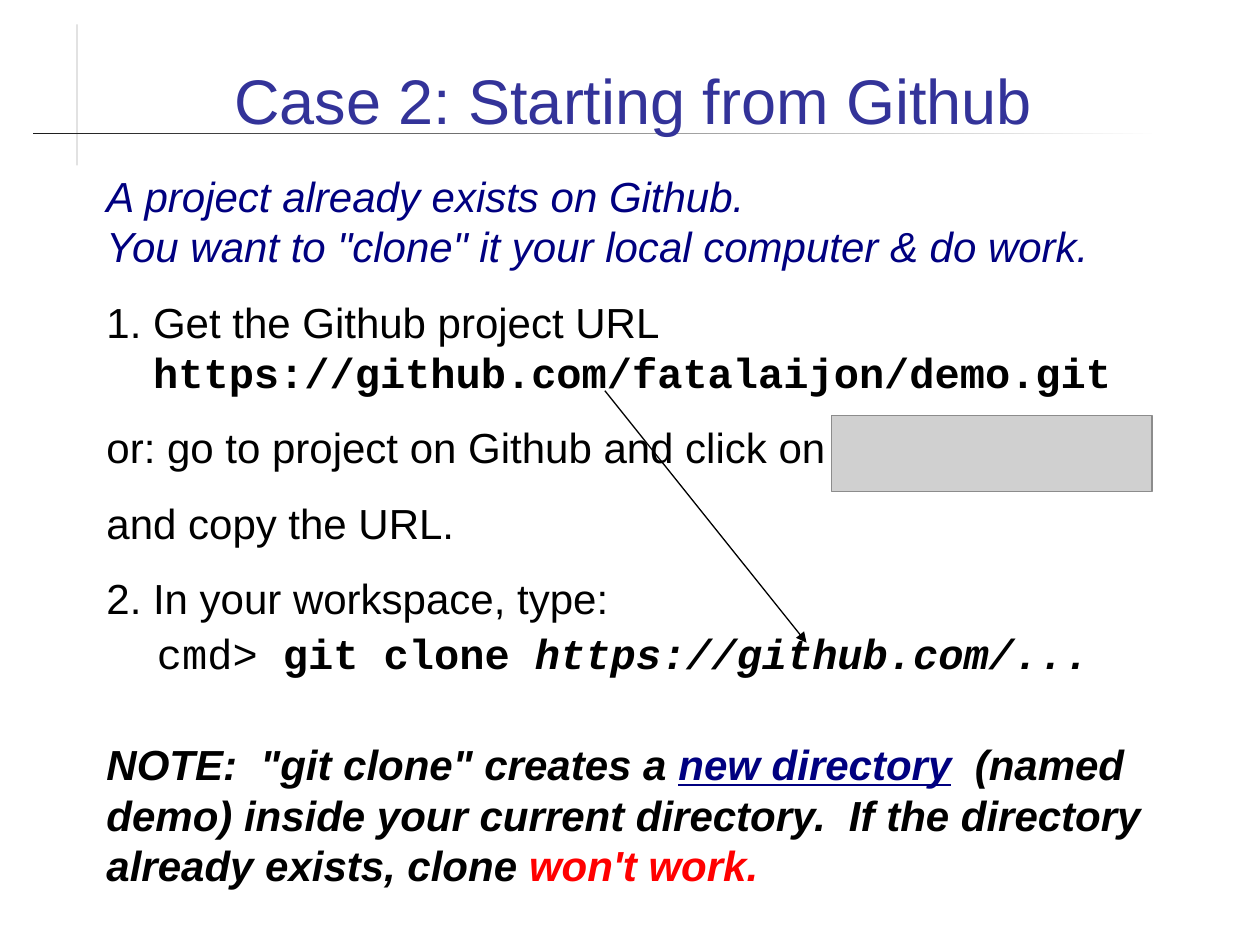
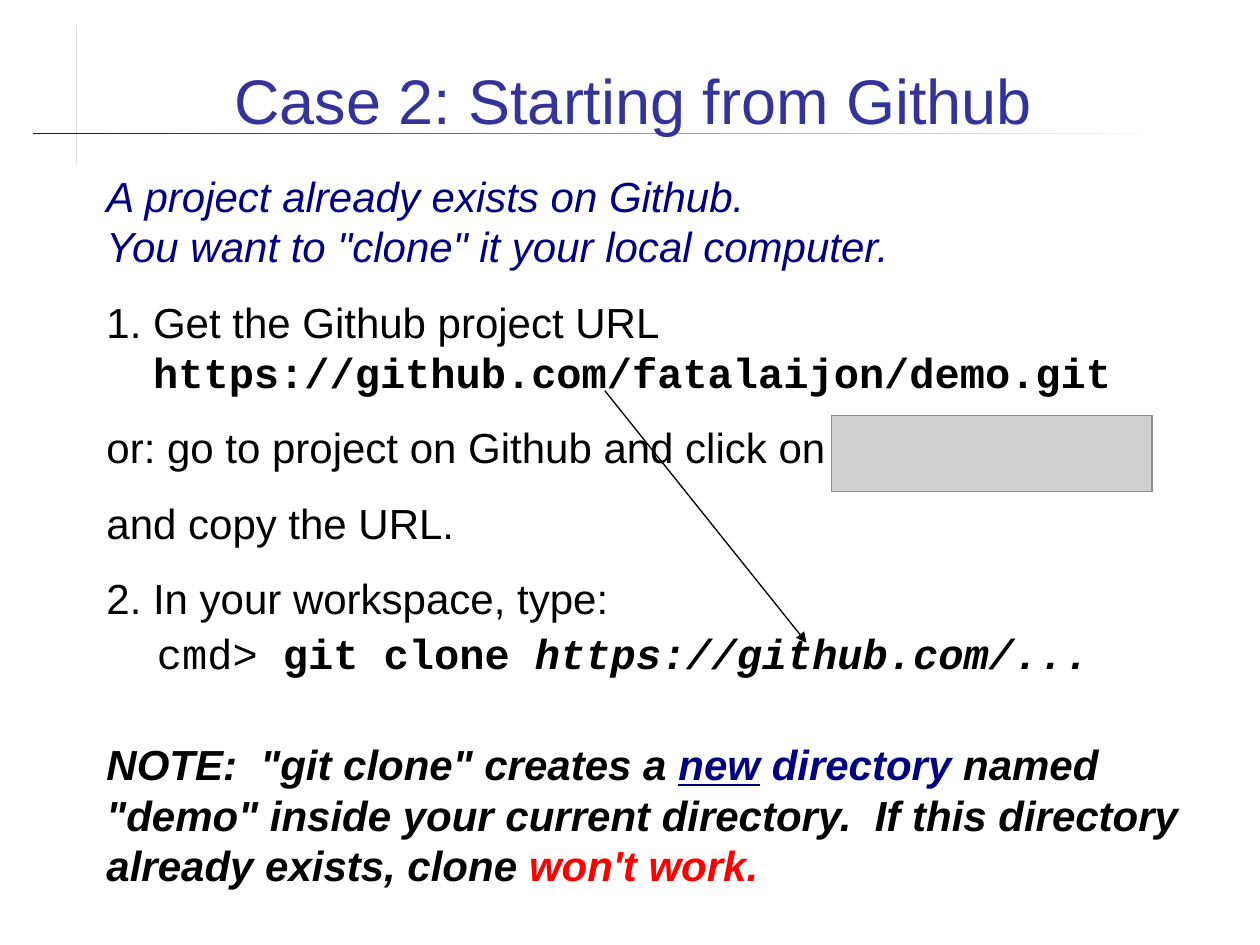
Before and after one commit to cpske/ISP, a slide deck: slide 9 of git/Using-Github.ppt. Drawn at 1260x945 pixels with LibreOffice and Linux fonts; fonts in the diff are those of the drawing; grey boxes stand for pictures. Boxes give left, top, right and bottom in pixels: in the first picture for what was removed or moved away, otherwise in the second. Text is boxed around its words. In the diff, an @@ line names an element or a change of style, - is before the commit and + after.

```diff
--- a/git/Using-Github.ppt
+++ b/git/Using-Github.ppt
@@ text at box(106, 181, 888, 271): text changed @@
-A project already exists on Github.
-You want to "clone" it your local computer & do work.
+A project already exists on Github.
+You want to "clone" it your local computer.
@@ text at box(106, 749, 1178, 890): text changed @@
-NOTE: "git clone" creates a new directory (named demo) inside your current directory. If the directory already exists, clone won't work.
+NOTE: "git clone" creates a new directory named "demo" inside your current directory. If this directory already exists, clone won't work.
```
Also in this commit, not shown: 4 other slides changed, 2 other files.
